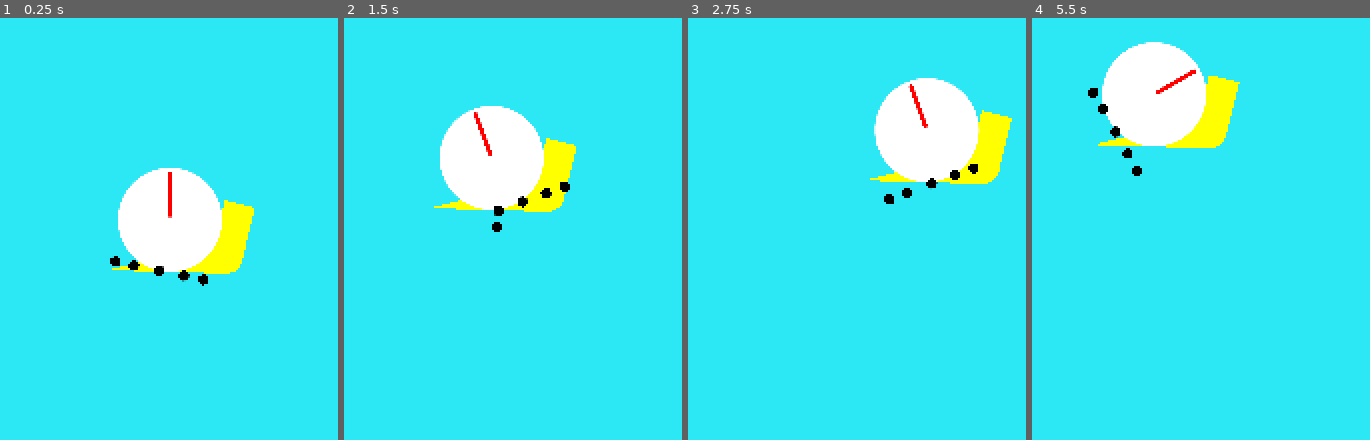
Above: before the commit, frames 1-4 (left to right).
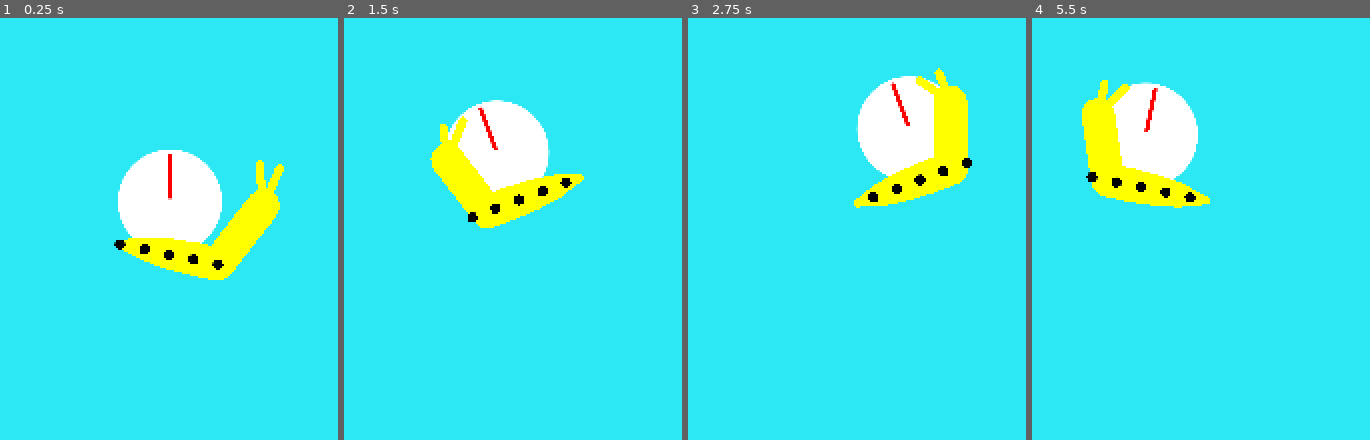
Above: after the commit, the same moments.

Repository: ThomasBringer/LD56
Game: Godot game, scene res://main/main.tscn
Two runs of this game, one before a commit and one after it. Both use one fixed random seed, a clock stepped at 60 frames per second and the inputs below.
Inputs:
- Up to frame 1 (0.25 s): no input
- Up to frame 2 (1.5 s): tap Enter (ui_accept) at 0.5, 0.77 s; hold Right (ui_right) 0.53-1.28 s; hold Left (ui_left) from 1.28 s (still down)
- Up to frame 3 (2.75 s): tap Enter (ui_accept) at 1.52 s; release Left (ui_left) at 2.03 s; hold Right (ui_right) from 2.03 s (still down)
- Up to frame 4 (5.5 s): tap Enter (ui_accept) at 3.02, 3.77, 4.52 s; release Right (ui_right) at 3.53 s; hold Left (ui_left) from 3.53 s (still down)

The runs differ from the first frame. In frame 1, 5.3% of the frame differs, in the area x 32-85%, y 31-64%; in frame 2, 4.9%; in frame 3, 7.3%; in frame 4, 10%, in the area x 14-62%, y 5-46%.

Commit message:
procedural anim

Diff:
--- a/game/main/main.tscn
+++ b/game/main/main.tscn
@@ -5,9 +5,9 @@
 [node name="Main" type="Node2D"]
 
 [node name="Snail" parent="." instance=ExtResource("1_77obm")]
-position = Vector2(1969, 888)
 
 [node name="StaticBody2D" type="StaticBody2D" parent="."]
+position = Vector2(-2258, -1109)
 collision_layer = 4
 collision_mask = 3
 
--- a/game/snail/snail.tscn
+++ b/game/snail/snail.tscn
@@ -1,14 +1,15 @@
-[gd_scene load_steps=7 format=3 uid="uid://b4muiwy510xda"]
+[gd_scene load_steps=8 format=3 uid="uid://b4muiwy510xda"]
 
 [ext_resource type="Script" path="res://snail/snail.gd" id="1_iyvp7"]
 [ext_resource type="Texture2D" uid="uid://b5v5wxpymaqnp" path="res://snail/snail.svg" id="1_wplun"]
 [ext_resource type="PackedScene" uid="uid://dm38ven40lraw" path="res://snail/snail_shell_shape.tscn" id="2_whbvd"]
 [ext_resource type="PackedScene" uid="uid://ddqgo2q43epuh" path="res://snail/tail_ray_cast.tscn" id="4_8anxc"]
 [ext_resource type="Script" path="res://snail/snail_character_body.gd" id="4_8j8u1"]
+[ext_resource type="Script" path="res://snail/tail.gd" id="4_hwl81"]
 
 [sub_resource type="Curve" id="Curve_ccvv7"]
-_data = [Vector2(0, 0), 0.0, 2.0, 0, 1, Vector2(0.5, 1), 2.0, 0.0, 1, 1, Vector2(1, 1), 0.0, 0.0, 1, 0]
-point_count = 3
+_data = [Vector2(0, 0.25), 0.0, 2.57143, 0, 0, Vector2(1, 1), -0.0559003, 0.0, 0, 0]
+point_count = 2
 
 [node name="Snail" type="Node2D"]
 script = ExtResource("1_iyvp7")
@@ -39,88 +40,7 @@
 [node name="Camera2D" type="Camera2D" parent="Follower"]
 position_smoothing_enabled = true
 
-[node name="Line2D" type="Line2D" parent="Follower"]
-points = PackedVector2Array(-150, 121, 136, 92, 168, -38)
-width = 75.0
-width_curve = SubResource("Curve_ccvv7")
-default_color = Color(1, 1, 0, 1)
-joint_mode = 2
-antialiased = true
-
 [node name="Rotator" type="Node2D" parent="Follower"]
-
-[node name="RemoteTail" type="Node2D" parent="Follower/Rotator"]
-position = Vector2(0, 125)
-
-[node name="Centre1" type="Node2D" parent="Follower/Rotator/RemoteTail"]
-position = Vector2(0, 125)
-
-[node name="RemoteTail1" type="RemoteTransform2D" parent="Follower/Rotator/RemoteTail/Centre1"]
-position = Vector2(0, -125)
-remote_path = NodePath("../../../../../Tail/TailRayCast/Remote1")
-update_scale = false
-
-[node name="RemoteTail1DontRotate" type="RemoteTransform2D" parent="Follower/Rotator/RemoteTail/Centre1/RemoteTail1"]
-remote_path = NodePath("../../../../../../Tail/TailRayCast/Remote2")
-update_rotation = false
-update_scale = false
-
-[node name="Centre2" type="Node2D" parent="Follower/Rotator/RemoteTail"]
-position = Vector2(0, 125)
-rotation = -0.523599
-
-[node name="RemoteTail2" type="RemoteTransform2D" parent="Follower/Rotator/RemoteTail/Centre2"]
-position = Vector2(0, -125)
-remote_path = NodePath("../../../../../Tail/TailRayCast2/Remote1")
-update_scale = false
-
-[node name="RemoteTail2DontRotate" type="RemoteTransform2D" parent="Follower/Rotator/RemoteTail/Centre2/RemoteTail2"]
-remote_path = NodePath("../../../../../../Tail/TailRayCast2/Remote2")
-update_rotation = false
-update_scale = false
-
-[node name="Centre3" type="Node2D" parent="Follower/Rotator/RemoteTail"]
-position = Vector2(0, 125)
-rotation = 0.523599
-
-[node name="RemoteTail3" type="RemoteTransform2D" parent="Follower/Rotator/RemoteTail/Centre3"]
-position = Vector2(-1, -123.268)
-remote_path = NodePath("../../../../../Tail/TailRayCast3/Remote1")
-update_scale = false
-
-[node name="RemoteTail3DontRotate" type="RemoteTransform2D" parent="Follower/Rotator/RemoteTail/Centre3/RemoteTail3"]
-position = Vector2(-0.5, 0.86602)
-remote_path = NodePath("../../../../../../Tail/TailRayCast3/Remote2")
-update_rotation = false
-update_scale = false
-
-[node name="Centre4" type="Node2D" parent="Follower/Rotator/RemoteTail"]
-position = Vector2(0, 125)
-rotation = -1.0472
-
-[node name="RemoteTail4" type="RemoteTransform2D" parent="Follower/Rotator/RemoteTail/Centre4"]
-position = Vector2(0, -125)
-remote_path = NodePath("../../../../../Tail/TailRayCast4/Remote1")
-update_scale = false
-
-[node name="RemoteTail4DontRotate" type="RemoteTransform2D" parent="Follower/Rotator/RemoteTail/Centre4/RemoteTail4"]
-remote_path = NodePath("../../../../../../Tail/TailRayCast4/Remote2")
-update_rotation = false
-update_scale = false
-
-[node name="Centre5" type="Node2D" parent="Follower/Rotator/RemoteTail"]
-position = Vector2(0, 125)
-rotation = 1.0472
-
-[node name="RemoteTail5" type="RemoteTransform2D" parent="Follower/Rotator/RemoteTail/Centre5"]
-position = Vector2(-0.5, -124.134)
-remote_path = NodePath("../../../../../Tail/TailRayCast5/Remote1")
-update_scale = false
-
-[node name="RemoteTail5DontRotate" type="RemoteTransform2D" parent="Follower/Rotator/RemoteTail/Centre5/RemoteTail5"]
-remote_path = NodePath("../../../../../../Tail/TailRayCast5/Remote2")
-update_rotation = false
-update_scale = false
 
 [node name="SmoothRotator" type="Node2D" parent="Follower"]
 
@@ -129,62 +49,57 @@
 
 [node name="SlowRotator" type="Node2D" parent="Follower"]
 
-[node name="Tail" type="Node2D" parent="."]
+[node name="Tail" type="Node2D" parent="Follower/SlowRotator"]
 position = Vector2(0, 125)
+script = ExtResource("4_hwl81")
 
-[node name="TailRayCast" parent="Tail" instance=ExtResource("4_8anxc")]
-position = Vector2(-125, 0)
+[node name="TailRayCast" parent="Follower/SlowRotator/Tail" instance=ExtResource("4_8anxc")]
+position = Vector2(-120, 0)
 
-[node name="Remote1" parent="Tail/TailRayCast" index="0"]
-position = Vector2(62.5, 17.7468)
-rotation = -0.523599
+[node name="TailRayCast2" parent="Follower/SlowRotator/Tail" instance=ExtResource("4_8anxc")]
+position = Vector2(-60, 0)
 
-[node name="Remote2" parent="Tail/TailRayCast" index="2"]
-position = Vector2(62.5, 17.7468)
+[node name="TailRayCast3" parent="Follower/SlowRotator/Tail" instance=ExtResource("4_8anxc")]
 
-[node name="TailRayCast2" parent="Tail" instance=ExtResource("4_8anxc")]
-position = Vector2(-62, 0)
+[node name="TailRayCast4" parent="Follower/SlowRotator/Tail" instance=ExtResource("4_8anxc")]
+position = Vector2(60, 0)
 
-[node name="Remote1" parent="Tail/TailRayCast2" index="0"]
-position = Vector2(-0.5, 16.7468)
-rotation = -0.523599
-scale = Vector2(1, 1)
+[node name="TailRayCast5" parent="Follower/SlowRotator/Tail" instance=ExtResource("4_8anxc")]
+position = Vector2(120, 0)
 
-[node name="Remote2" parent="Tail/TailRayCast2" index="2"]
-position = Vector2(-0.5, 16.7468)
+[node name="LineTrail" type="Line2D" parent="."]
+points = PackedVector2Array(-150, 121, -43, 103, 16, 101, 59, 123, 120, 125)
+width = 80.0
+width_curve = SubResource("Curve_ccvv7")
+default_color = Color(1, 1, 0, 1)
+joint_mode = 2
+begin_cap_mode = 2
+end_cap_mode = 2
+antialiased = true
 
-[node name="TailRayCast3" parent="Tail" instance=ExtResource("4_8anxc")]
+[node name="HeadTrail" type="Line2D" parent="."]
+points = PackedVector2Array(120, 125, 200, -25)
+width = 80.0
+default_color = Color(1, 1, 0, 1)
+joint_mode = 2
+begin_cap_mode = 2
+end_cap_mode = 2
+antialiased = true
 
-[node name="Remote1" parent="Tail/TailRayCast3" index="0"]
-position = Vector2(60.7679, 17.7468)
-rotation = 0.523599
+[node name="EyeTrailLeft" type="Line2D" parent="."]
+points = PackedVector2Array(200, -25, 175, -100)
+width = 20.0
+default_color = Color(1, 1, 0, 1)
+joint_mode = 2
+begin_cap_mode = 2
+end_cap_mode = 2
+antialiased = true
 
-[node name="Remote2" parent="Tail/TailRayCast3" index="2"]
-position = Vector2(59.9019, 18.2468)
-
-[node name="TailRayCast4" parent="Tail" instance=ExtResource("4_8anxc")]
-position = Vector2(62, 0)
-
-[node name="Remote1" parent="Tail/TailRayCast4" index="0"]
-position = Vector2(-170.253, 62.5)
-rotation = -1.0472
-scale = Vector2(1, 1)
-
-[node name="Remote2" parent="Tail/TailRayCast4" index="2"]
-position = Vector2(-170.253, 62.5)
-
-[node name="TailRayCast5" parent="Tail" instance=ExtResource("4_8anxc")]
-position = Vector2(125, 0)
-
-[node name="Remote1" parent="Tail/TailRayCast5" index="0"]
-position = Vector2(-17.7468, 62.5)
-rotation = 1.0472
-
-[node name="Remote2" parent="Tail/TailRayCast5" index="2"]
-position = Vector2(-17.7468, 62.5)
-
-[editable path="Tail/TailRayCast"]
-[editable path="Tail/TailRayCast2"]
-[editable path="Tail/TailRayCast3"]
-[editable path="Tail/TailRayCast4"]
-[editable path="Tail/TailRayCast5"]
+[node name="EyeTrailRight" type="Line2D" parent="."]
+points = PackedVector2Array(200, -25, 225, -100)
+width = 20.0
+default_color = Color(1, 1, 0, 1)
+joint_mode = 2
+begin_cap_mode = 2
+end_cap_mode = 2
+antialiased = true
--- a/game/snail/snail_character_body.gd
+++ b/game/snail/snail_character_body.gd
@@ -1,6 +1,6 @@
 extends CharacterBody2D
 
-const SPEED = 1000
+const SPEED = 750
 var normal: Vector2
 var forward: Vector2
 var next_normal: Vector2
@@ -12,8 +12,9 @@
 @onready var slow_rotator: Node2D = $"../Follower/SlowRotator"
 
 const ANGULAR_SHELL_SPEED: float = 15
-const ANGULAR_SHELL_SPEED_SLOW: float = 3
+const ANGULAR_SHELL_SPEED_SLOW: float = 5
 var target_angle: float = 0
+var input: float
 
 func _physics_process(delta: float) -> void:
 	while not is_on_wall():
@@ -22,7 +23,7 @@
 		if is_on_wall():
 			update_forward()
 
-	var input := Input.get_axis("ui_left", "ui_right")
+	input = Input.get_axis("ui_left", "ui_right")
 	if not input:
 		velocity = Vector2.ZERO
 		rotate_smooth(delta)
--- /dev/null
+++ b/game/snail/tail.gd
@@ -0,0 +1,141 @@
+extends Node2D
+
+@onready var tail_ray_cast1: Node2D = $TailRayCast
+@onready var tail_ray_cast2: Node2D = $TailRayCast2
+@onready var tail_ray_cast3: Node2D = $TailRayCast3
+@onready var tail_ray_cast4: Node2D = $TailRayCast4
+@onready var tail_ray_cast5: Node2D = $TailRayCast5
+
+@onready var point1: Node2D = $TailRayCast/TailPoint
+@onready var point2: Node2D = $TailRayCast2/TailPoint
+@onready var point3: Node2D = $TailRayCast3/TailPoint
+@onready var point4: Node2D = $TailRayCast4/TailPoint
+@onready var point5: Node2D = $TailRayCast5/TailPoint
+@onready var points: Array[Node2D] = [point1, point2, point3, point4, point5]
+
+@onready var line_trail: Line2D = $"../../../LineTrail"
+@onready var head_trail: Line2D = $"../../../HeadTrail"
+@onready var eye_trail_left: Line2D = $"../../../EyeTrailLeft"
+@onready var eye_trail_right: Line2D = $"../../../EyeTrailRight"
+
+@onready var head_offset: Vector2 = head_trail.get_point_position(1) - head_trail.get_point_position(0)
+func get_head_offset_relative() -> Vector2:
+	if last_input < 0:
+		return head_offset * Vector2(-1, 1)
+	return head_offset
+@onready var eye_left_offset: Vector2 = eye_trail_left.get_point_position(1) - eye_trail_left.get_point_position(0)
+@onready var eye_right_offset: Vector2 = eye_trail_right.get_point_position(1) - eye_trail_right.get_point_position(0)
+
+@onready var snail: Node2D = $"../../.."
+
+@onready var character_body: CharacterBody2D = $"../../../CharacterBody2D"
+
+@onready var rotator: Node2D = $"../../Rotator"
+
+const DISTANCE: float = 60
+const SPEED: float = 20
+const SPEED_MAX: float = 5000000000000
+#const SPEED: float = 20
+#const SPEED_MAX: float = 1250
+var point_moved_count: int = 0
+var last_delta: float
+var last_input: float = 1
+
+
+func _physics_process(delta: float) -> void:
+	self.last_delta = delta
+
+func _ready() -> void:
+	tail_ray_cast1.moved_tail_point.connect(_on_point_moved)
+	tail_ray_cast2.moved_tail_point.connect(_on_point_moved)
+	tail_ray_cast3.moved_tail_point.connect(_on_point_moved)
+	tail_ray_cast4.moved_tail_point.connect(_on_point_moved)
+	tail_ray_cast5.moved_tail_point.connect(_on_point_moved)
+
+func _on_point_moved():
+	point_moved_count += 1
+	if point_moved_count >= 5:
+		point_moved_count = 0
+		tidy_points()
+
+func tidy_points():
+	var highest_point_i: int = 2
+	for p in points.size():
+		if points[p].position.y < points[highest_point_i].position.y:
+			highest_point_i = p
+
+	match highest_point_i:
+		0:
+			tidy(point1, point2)
+			tidy(point2, point3)
+			tidy(point3, point4)
+			tidy(point4, point5)
+		1:
+			tidy(point2, point1)
+			tidy(point2, point3)
+			tidy(point3, point4)
+			tidy(point4, point5)
+		2:
+			tidy(point3, point2)
+			tidy(point2, point1)
+			tidy(point3, point4)
+			tidy(point4, point5)
+		3:
+			tidy(point4, point5)
+			tidy(point4, point3)
+			tidy(point3, point2)
+			tidy(point2, point1)
+		4:
+			tidy(point5, point4)
+			tidy(point4, point3)
+			tidy(point3, point2)
+			tidy(point2, point1)
+
+	if character_body.input < 0:
+		last_input = -1
+		update_tail_left()
+	elif character_body.input > 0:
+		last_input = 1
+		update_tail_right()
+	else:
+		if last_input < 0: update_tail_left()
+		else: update_tail_right()
+
+func update_tail_right():
+	for p in 4:
+		move_point(p, p)
+	var head_base: Vector2 = move_point(4, 4)
+	move_head(head_base)
+
+func update_tail_left():
+	for p in range(1, 5):
+		move_point(4 - p, p)
+	var head_base: Vector2 = move_point(4, 0)
+	move_head(head_base)
+
+func move_head(head_base: Vector2):
+	head_trail.set_point_position(0, head_base)
+	var eye_base: Vector2 = move_line_point_towards(
+		head_trail, 1,
+		head_base +  get_head_offset_relative().rotated(rotator.rotation),
+		last_delta)
+	eye_trail_left.set_point_position(0, eye_base)
+	eye_trail_right.set_point_position(0, eye_base)
+	move_line_point_towards(eye_trail_left, 1, eye_base + eye_left_offset.rotated(rotator.rotation), last_delta)
+	move_line_point_towards(eye_trail_right, 1, eye_base + eye_right_offset.rotated(rotator.rotation), last_delta)
+
+func move_point(p1: int, p2: int):
+	return move_line_point_towards(line_trail, p1, points[p2].global_position, last_delta)
+
+func move_line_point_towards(line: Line2D, i: int, pos: Vector2, delta: float):
+	var start: Vector2 = line.get_point_position(i)
+	var vel: Vector2 = (pos - snail.global_position - start) * SPEED
+	if vel.length() > SPEED_MAX:
+		vel = SPEED_MAX * vel.normalized()
+	var result: Vector2 = start + vel * delta
+	line.set_point_position(i, result)
+	return result
+	#line.set_point_position(i, pos - snail.global_position )
+
+func tidy(from: Node2D, to: Node2D):
+	to.global_position = from.global_position + DISTANCE * (to.global_position - from.global_position).normalized()
--- a/game/snail/tail_ray_cast.gd
+++ b/game/snail/tail_ray_cast.gd
@@ -2,28 +2,10 @@
 
 @onready var ray_cast: RayCast2D = $Remote1/RayCast
 @onready var tail_point: Sprite2D = $TailPoint
-@onready var raycast_2_pivot: Node2D = $Remote2/Raycast2Pivot
-@onready var ray_cast_2: RayCast2D = $Remote2/Raycast2Pivot/ConstantRotation/RayCast2
 
-var normal: Vector2 = Vector2.ZERO
+signal moved_tail_point
 
 func _physics_process(delta: float) -> void:
 	if ray_cast.is_colliding():
-		normal = ray_cast.get_collision_normal()
-		if normal:
-			raycast_2_pivot.rotation = (-normal).angle()
-			if ray_cast_2.is_colliding():
-				tail_point.global_position = ray_cast_2.get_collision_point()
-	#else:
-		#raycast_2_pivot.rotation = (-normal).angle() - PI / 4
-		#if ray_cast_2.is_colliding():
-			#tail_point.global_position = ray_cast_2.get_collision_point()
-
-#func _physics_process(delta: float) -> void:
-	#if normal:
-		#raycast_2_pivot.rotation = (-normal).angle()
-		#tail_point.global_position = ray_cast_2.get_collision_point()
-	#
-	#if ray_cast.is_colliding():
-		#normal = ray_cast.get_collision_normal()
-	#else: normal = Vector2.ZERO
+		tail_point.global_position = ray_cast.get_collision_point()
+	moved_tail_point.emit()
--- a/game/snail/tail_ray_cast.tscn
+++ b/game/snail/tail_ray_cast.tscn
@@ -9,8 +9,8 @@
 [node name="Remote1" type="Node2D" parent="."]
 
 [node name="RayCast" type="RayCast2D" parent="Remote1"]
-position = Vector2(0, -500)
-target_position = Vector2(0, 1500)
+position = Vector2(0, -200)
+target_position = Vector2(0, 750)
 collision_mask = 4
 
 [node name="TailPoint" type="Sprite2D" parent="."]
@@ -18,15 +18,3 @@
 z_index = 1
 scale = Vector2(0.1, 0.1)
 texture = ExtResource("1_fiukj")
-
-[node name="Remote2" type="Node2D" parent="."]
-
-[node name="Raycast2Pivot" type="Node2D" parent="Remote2"]
-
-[node name="ConstantRotation" type="Node2D" parent="Remote2/Raycast2Pivot"]
-rotation = -1.5708
-
-[node name="RayCast2" type="RayCast2D" parent="Remote2/Raycast2Pivot/ConstantRotation"]
-position = Vector2(0, -500)
-target_position = Vector2(0, 1500)
-collision_mask = 4
